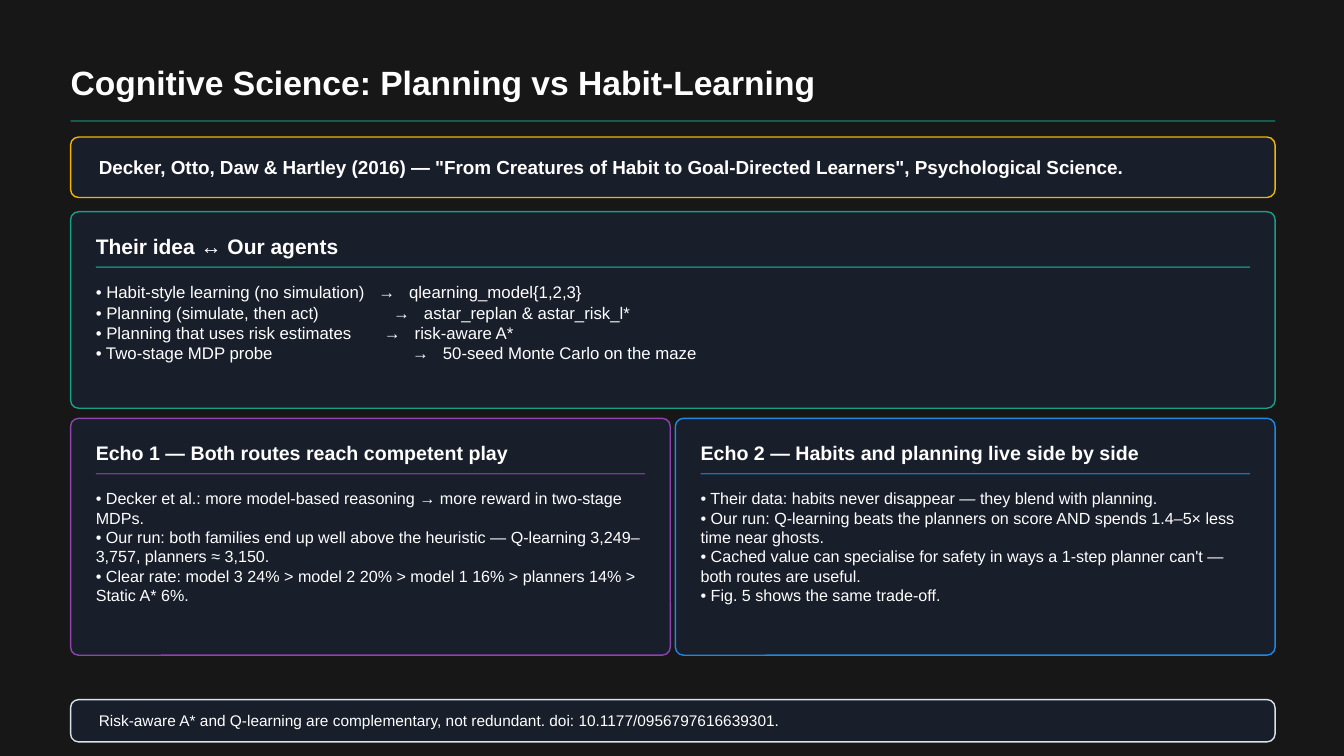
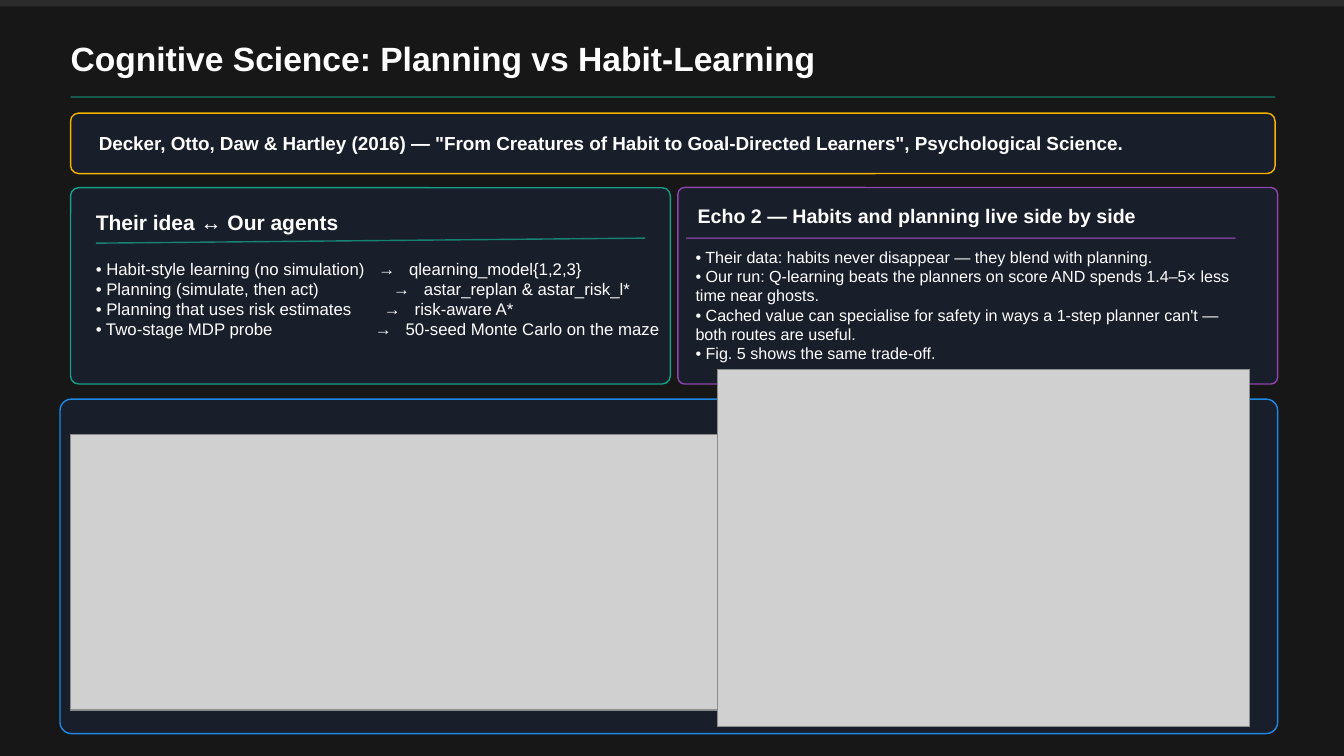
Before and after one commit to RichardFeng000/cs520-project, a slide deck: slide 8 of final_ppt/pacman_rl_final.pptx. Drawn at 1344x756 pixels with LibreOffice and Linux fonts; fonts in the diff are those of the drawing; grey boxes stand for pictures; background and template pictures are left out; a plain dark background stands for a picture behind light text. Boxes give left, top, right and bottom in pixels: in the first picture for what was removed or moved away, otherwise in the second. Text is boxed around its words. In the diff, an @@ line names an element or a change of style, - is before the commit and + after.

Commit message:
Manually added images to ppt

```diff
--- a/final_ppt/pacman_rl_final.pptx
+++ b/final_ppt/pacman_rl_final.pptx
@@ rectangle: place and size @@
-rectangle at [0,0,1344,756]
+rectangle at [0,6,1344,756]
@@ 4 texts, 1 line, 1 rounded rectangle: place and size @@
-4 texts, 1 line, 1 rounded rectangle at [71,70,1275,363]
+4 texts, 1 line, 1 rounded rectangle at [71,46,1275,339]
@@ rounded rectangle: place and size @@
-rounded rectangle at [71,212,1275,408]
+rounded rectangle at [71,188,670,384]
@@ rounded rectangle: place and size @@
-rounded rectangle at [71,418,670,655]
+rounded rectangle at [678,188,1277,384]
@@ text "Echo 2 — Habits and ...": place and size @@
-text "Echo 2 — Habits and ..." at [701,445,1138,464]
+text "Echo 2 — Habits and ..." at [698,208,1135,227]
@@ line moved from (96, 267) - (1250, 267) to (96, 243) - (645, 238) @@
@@ line moved from (96, 474) - (645, 474) to (687, 238) - (1236, 238) @@
@@ text "• Their data: habits never ...": place and size @@
-text "• Their data: habits never ..." at [701,492,1235,605]
+text "• Their data: habits never ..." at [696,251,1230,363]
@@ picture added at [718,369,1250,727] @@
@@ rounded rectangle: place and size @@
-rounded rectangle at [676,418,1275,655]
+rounded rectangle at [60,399,1278,734]
@@ picture added at [71,435,718,710] @@
@@ text removed at [96,445,508,464] @@
-Echo 1 — Both routes reach competent play
@@ line removed from (701, 474) to (1250, 474) @@
@@ text removed at [96,492,639,601] @@
-• Decker et al.: more model-based reasoning → more reward in two-stage MDPs.
-• Our run: both families end up well above the heuristic — Q-learning 3,249–3,757, planners ≈ 3,150.
-• Clear rate: model 3 24% > model 2 20% > model 1 16% > planners 14% > Static A* 6%.
@@ rounded rectangle removed at [71,700,1275,742] @@
@@ text removed at [99,715,779,730] @@
-Risk-aware A* and Q-learning are complementary, not redundant. doi: 10.1177/0956797616639301.
```
